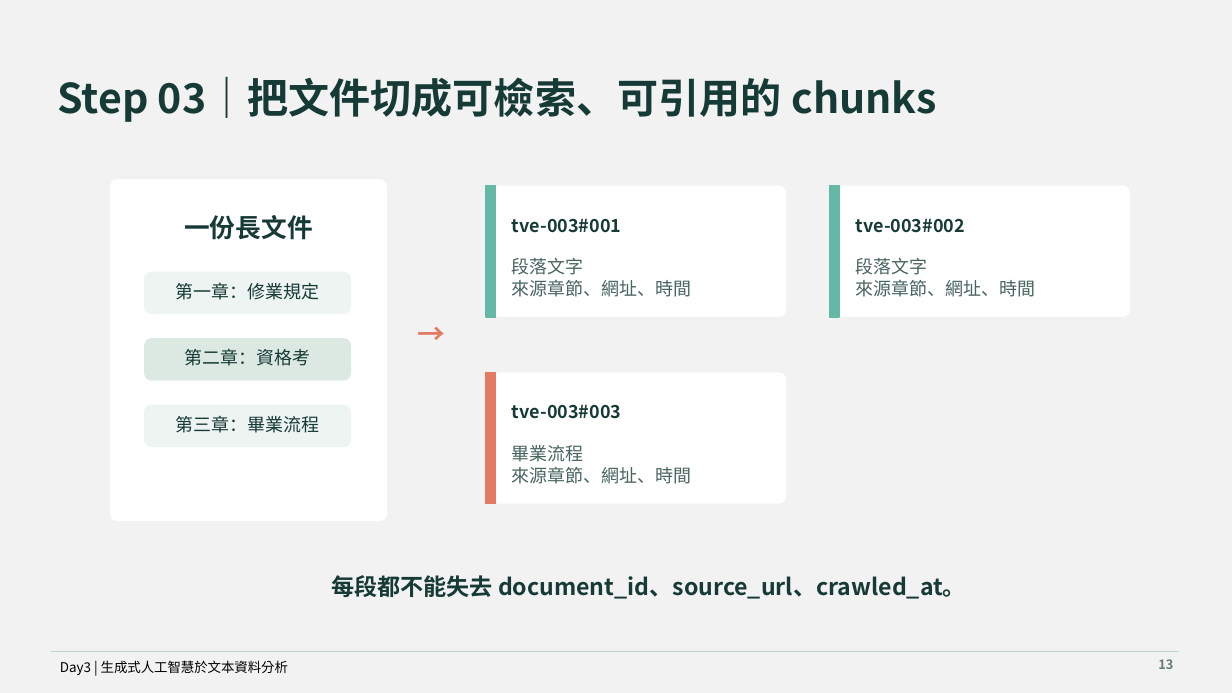
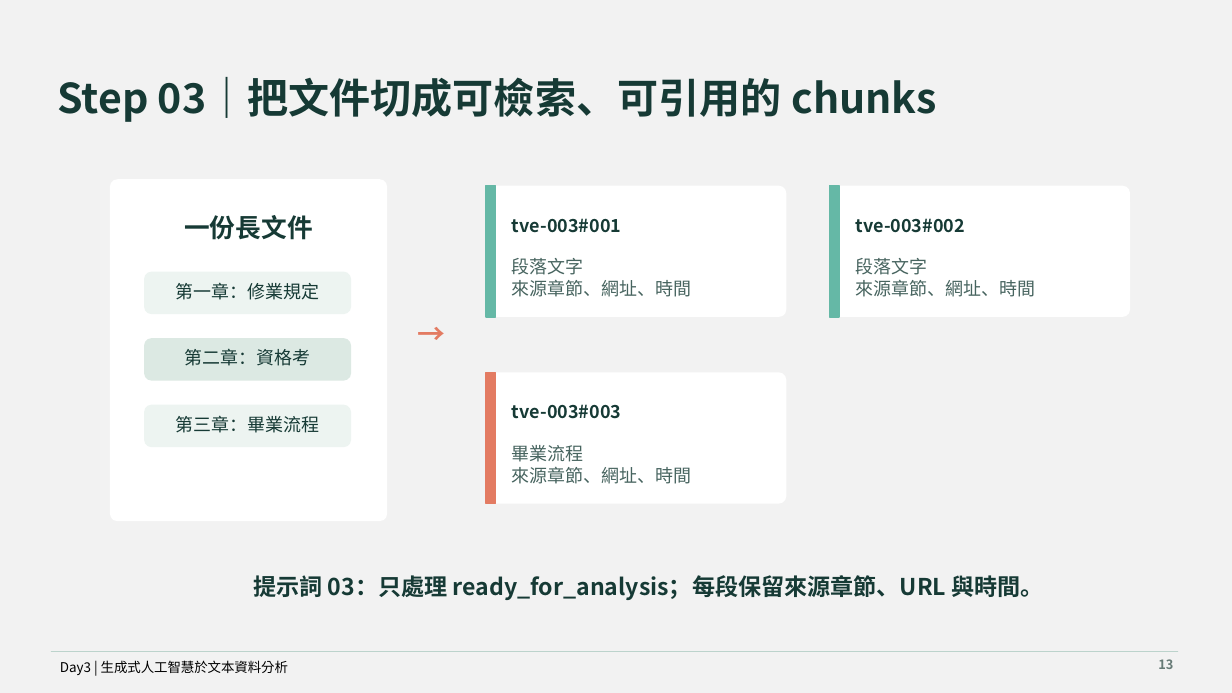
Before and after one commit to MEDA-TW/20260803-Workshop, a slide deck: slide 10 of course/day-03/slides/day-03-generative-ai-text-analysis.pptx. Drawn at 1232x693 pixels with LibreOffice and Linux fonts; fonts in the diff are those of the drawing. Boxes give left, top, right and bottom in pixels: in the first picture for what was removed or moved away, otherwise in the second. Text is boxed around its words. In the diff, an @@ line names an element or a change of style, - is before the commit and + after.

```diff
--- a/course/day-03/slides/day-03-generative-ai-text-analysis.pptx
+++ b/course/day-03/slides/day-03-generative-ai-text-analysis.pptx
@@ text at (253, 575, 1044, 600): text changed @@
-每段都不能失去 document_id、source_url、crawled_at。
+提示詞 03：只處理 ready_for_analysis；每段保留來源章節、URL 與時間。
```
Also in this commit, not shown: 10 other slides changed, 20 other files.
